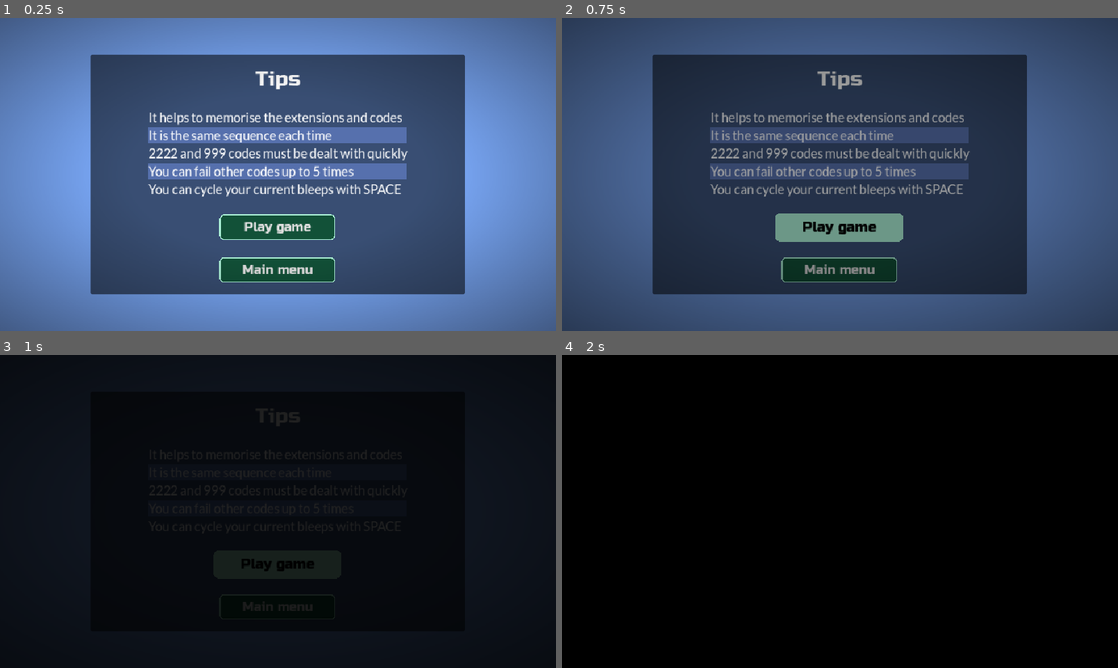
Above: before the commit, frames 1-4 (two rows, left to right).
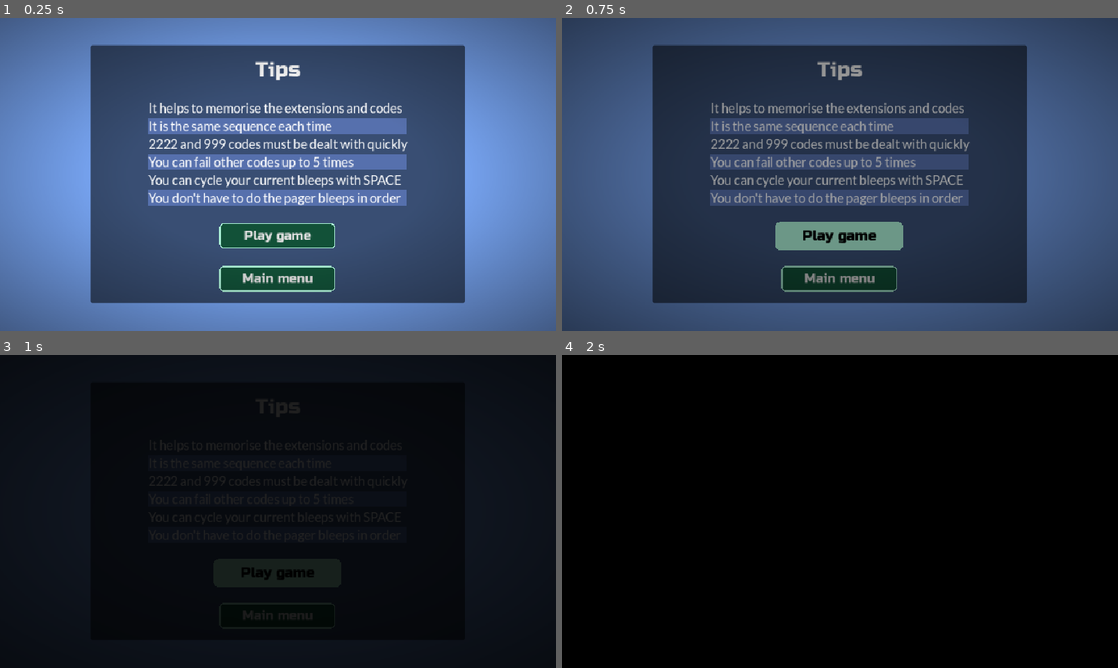
Above: after the commit, the same moments.

Repository: hawkstein/ludum-dare-60-old-tech
Game: Godot game, scene res://screens/tips.tscn
Same seed, same stepped clock (60 frames per second), same inputs: the game is played once before the commit and once after it. This scene is started directly instead of the project's main scene.
Inputs:
- Up to frame 1 (0.25 s): no input
- Up to frame 2 (0.75 s): click "Play game" at 0.5 s
- Up to frame 3 (1 s): no input
- Up to frame 4 (2 s): click "Play game" at 1.25 s

The runs differ from the first frame. In frame 1, 19% of the frame differs, in the area x 16-84%, y 8-92%; in frame 2, 18%; in frame 3, 0.8%; in frame 4, nothing differs.

Commit message:
add out of order tip

Diff:
--- a/screens/tips.tscn
+++ b/screens/tips.tscn
@@ -102,6 +102,14 @@
 layout_mode = 2
 text = "You can cycle your current bleeps with SPACE"
 
+[node name="PanelContainer3" type="PanelContainer" parent="ColorRect/HBoxContainer/VBoxContainer/PanelContainer/MarginContainer/VBoxContainer/VBoxContainer" unique_id=177713622]
+layout_mode = 2
+theme_override_styles/panel = SubResource("StyleBoxFlat_cd33c")
+
+[node name="Instructions4" type="Label" parent="ColorRect/HBoxContainer/VBoxContainer/PanelContainer/MarginContainer/VBoxContainer/VBoxContainer/PanelContainer3" unique_id=1557899894]
+layout_mode = 2
+text = "You don't have to do the pager bleeps in order"
+
 [node name="PlayButton" type="Button" parent="ColorRect/HBoxContainer/VBoxContainer/PanelContainer/MarginContainer/VBoxContainer" unique_id=1453208211]
 custom_minimum_size = Vector2(200, 0)
 layout_mode = 2
